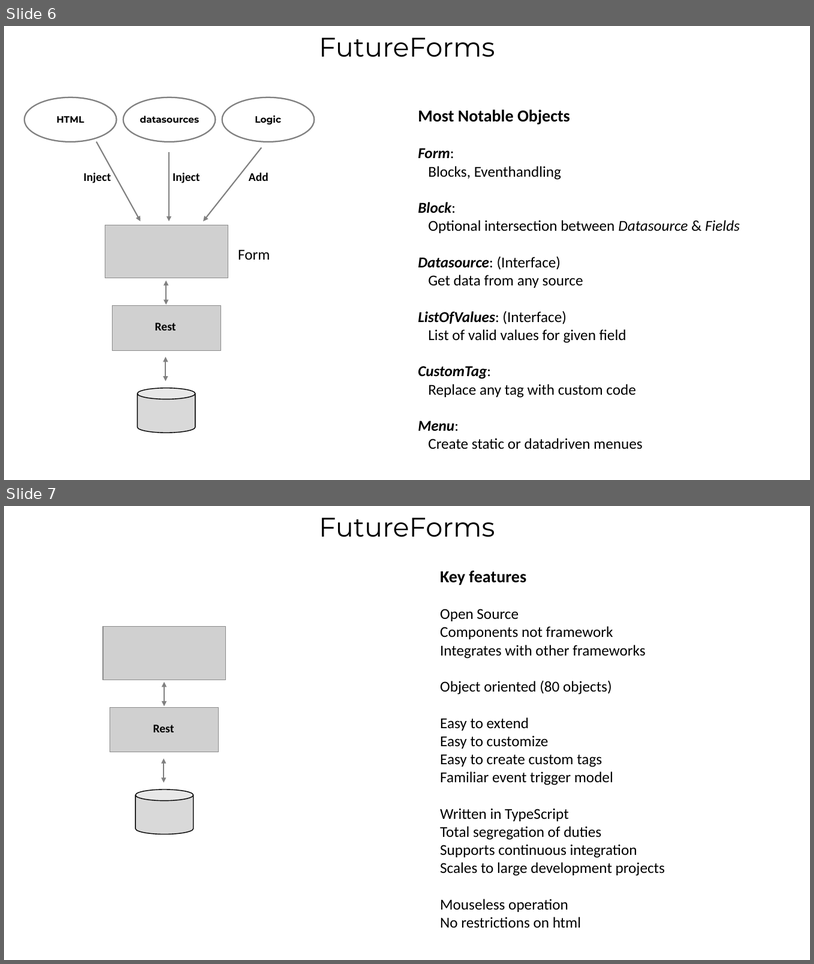
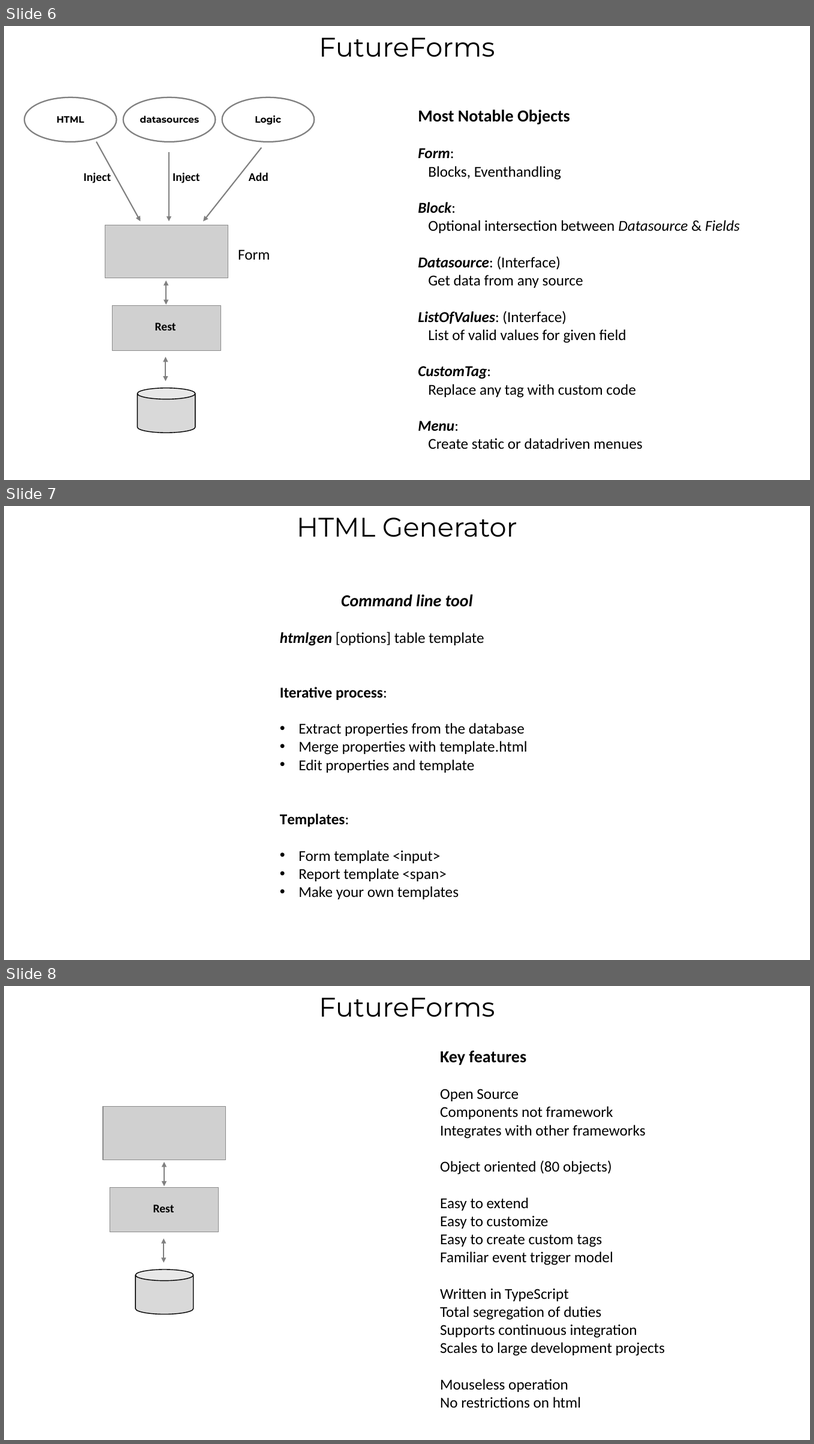
Before and after one commit to ahoeffner/forms42test, a slide deck: Trottinhg.pptx. Shown one above the other, each under a label of ours: slides 6 and 7 before the commit, slides 6, 7 and 8 after it. The pictures are 814x964 and 814x1444 pixels, drawn with LibreOffice and Linux fonts; fonts in the diff are those of the drawing; grey boxes stand for pictures. Boxes give left, top, right and bottom in pixels: in the first picture for what was removed or moved away, otherwise in the second. Text is boxed around its words. In the diff, an @@ line names an element or a change of style, - is before the commit and + after.

```diff
--- a/Trottinhg.pptx
+++ b/Trottinhg.pptx
@@ slide 7 added at (4,506,810,960), background #FFFFFF @@
@@ title added at (297,517,518,537), 32 pt, text #000000 @@
+HTML Generator
@@ text added at (280,594,527,899), 18 pt, text #000000 @@
+Command line tool
+htmlgen [options] table template
+Iterative process:
+• Extract properties from the database
+• Merge properties with template.html
+• Edit properties and template
+Templates:
+• Form template <input>
+• Report template <span>
+• Make your own templates
@@ what was slide 7 is now slide 8 @@
```
Also in this commit, not shown: 2 slides changed, 1 other file.
